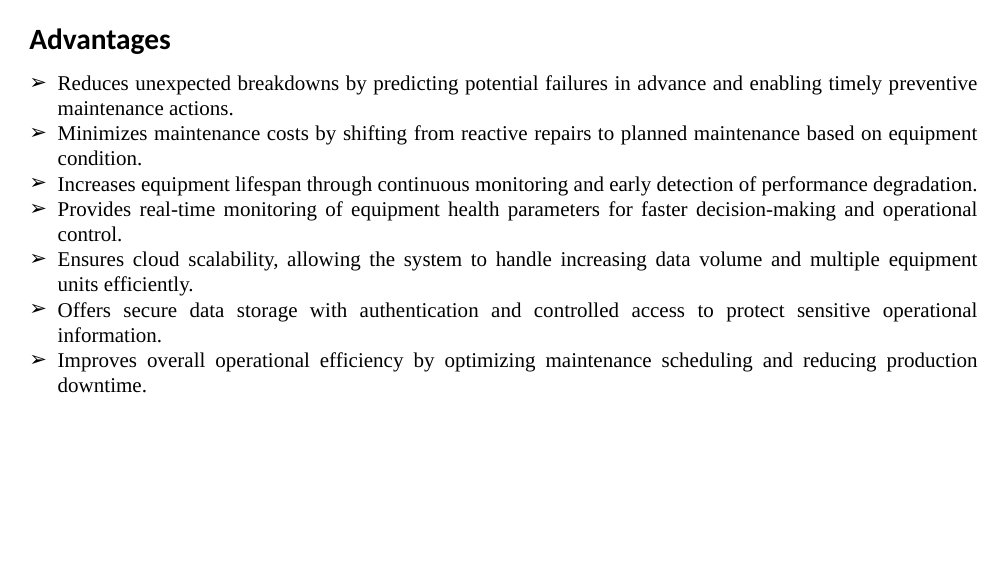
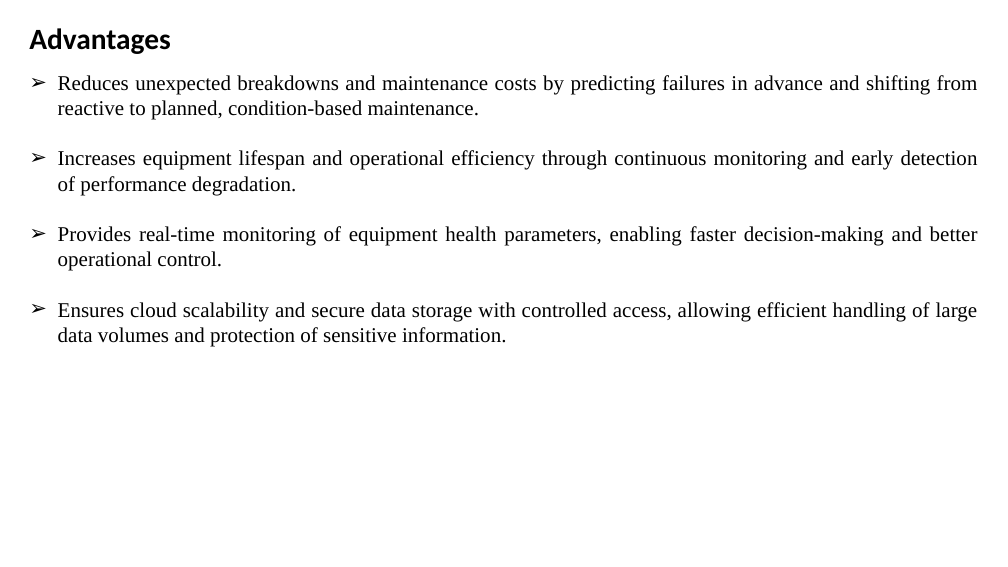
Before and after one commit to megh193/proactiveEquipmentCare, a slide deck: slide 11 of docs/Clg 2nd review.pptx. Drawn at 1008x567 pixels with LibreOffice and Linux fonts; fonts in the diff are those of the drawing. Boxes give left, top, right and bottom in pixels: in the first picture for what was removed or moved away, otherwise in the second. Text is boxed around its words. In the diff, an @@ line names an element or a change of style, - is before the commit and + after.

```diff
--- a/docs/Clg 2nd review.pptx
+++ b/docs/Clg 2nd review.pptx
@@ text at [58, 75, 978, 347]: text changed @@
-➢ Reduces unexpected breakdowns by predicting potential failures in advance and enabling timely preventive maintenance actions.
-➢ Minimizes maintenance costs by shifting from reactive repairs to planned maintenance based on equipment condition.
-➢ Increases equipment lifespan through continuous monitoring and early detection of performance degradation.
-➢ Provides real-time monitoring of equipment health parameters for faster decision-making and operational control.
-➢ Ensures cloud scalability, allowing the system to handle increasing data volume and multiple equipment units efficiently.
-➢ Offers secure data storage with authentication and controlled access to protect sensitive operational information.
-➢ Improves overall operational efficiency by optimizing maintenance scheduling and reducing production downtime.
+➢ Reduces unexpected breakdowns and maintenance costs by predicting failures in advance and shifting from reactive to planned, condition-based maintenance.
+➢ Increases equipment lifespan and operational efficiency through continuous monitoring and early detection of performance degradation.
+➢ Provides real-time monitoring of equipment health parameters, enabling faster decision-making and better operational control.
+➢ Ensures cloud scalability and secure data storage with controlled access, allowing efficient handling of large data volumes and protection of sensitive information.
```
Also in this commit, not shown: 6 other slides changed, 2 other files.
